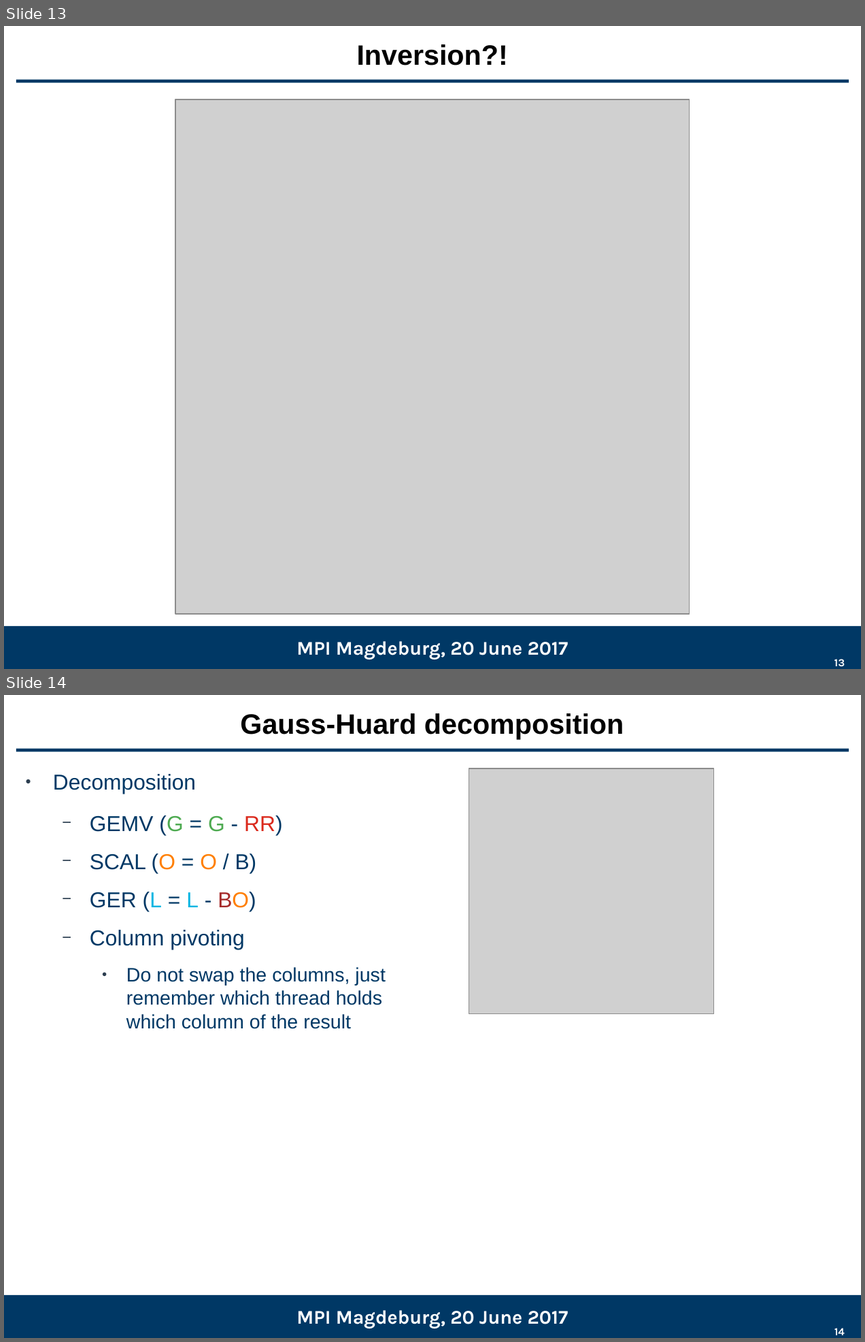
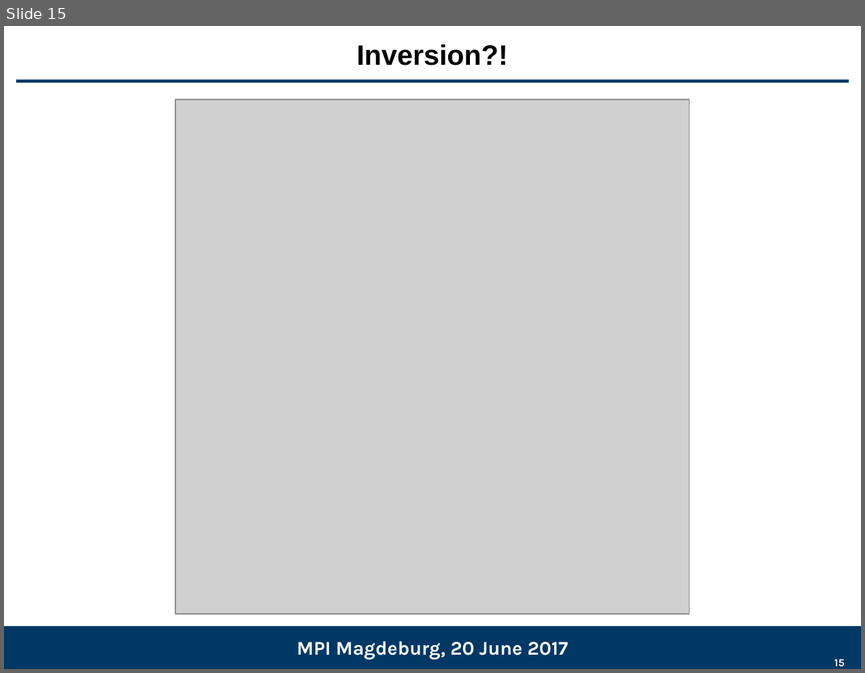
Before and after one commit to gflegar/talks, a slide deck: mpi_magdeburg_2017_06/slides.odp. Shown one above the other, each under a label of ours: slides 13 and 14 before the commit, slide 15 after it. The pictures are 865x1342 and 865x673 pixels, drawn with LibreOffice and Linux fonts; fonts in the diff are those of the drawing; grey boxes stand for pictures; background and template pictures are left out. Boxes give left, top, right and bottom in pixels: in the first picture for what was removed or moved away, otherwise in the second. Text is boxed around its words. In the diff, an @@ line names an element or a change of style, - is before the commit and + after.

Commit message:
Finish text for MPI

```diff
--- a/mpi_magdeburg_2017_06/slides.odp
+++ b/mpi_magdeburg_2017_06/slides.odp
@@ slide 14 removed at (4,695,861,1338), background #FFFFFF; not listed: 2 template elements that a slide beside it also shows @@
@@ title removed at (240,713,623,739) @@
-Gauss-Huard decomposition
@@ text removed at (53,774,385,1029) @@
-● Decomposition
-  − GEMV (G = G - RR)
-  − SCAL (O = O / B)
-  − GER (L = L - BO)
-  − Column pivoting
-    ● Do not swap the columns, just remember which thread holds which column of the result
@@ picture removed at (469,768,714,1013) @@
@@ text removed at (296,1310,568,1328) @@
-MPI Magdeburg, 20 June 2017
@@ page number removed at (834,1327,844,1335) @@
-14
@@ what was slide 13 is now slide 15 @@
@@ page number at (834,658,844,667): text changed @@
-13
+15
```
Also in this commit, not shown: 14 slides changed, 3 slides added, 1 other slide removed.
